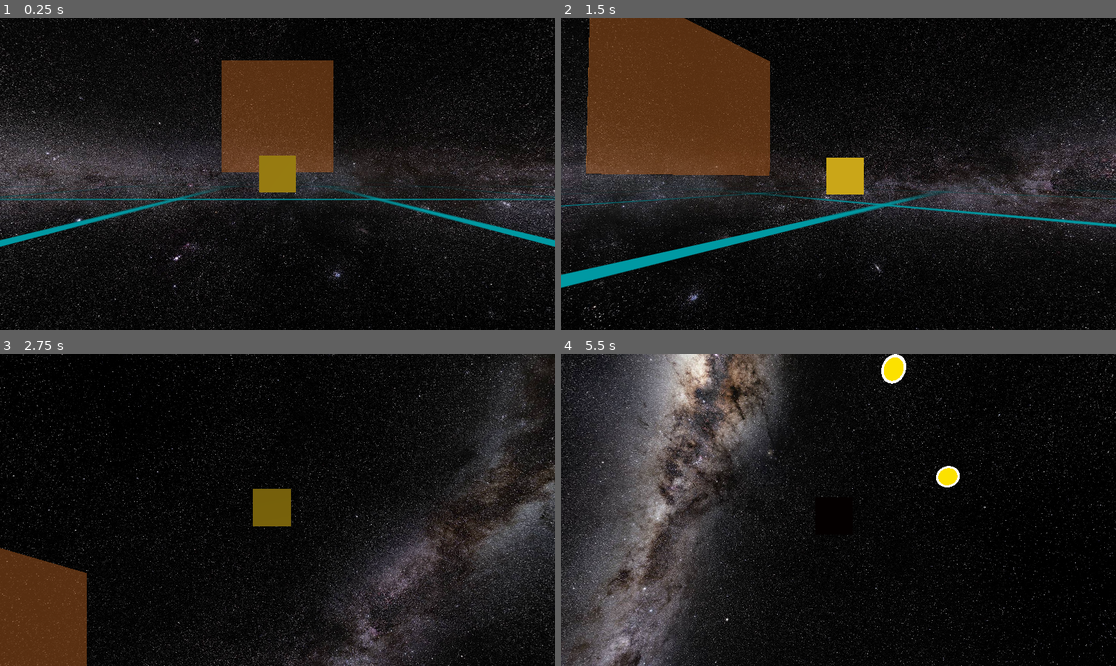
Above: before the commit, frames 1-4 (two rows, left to right).
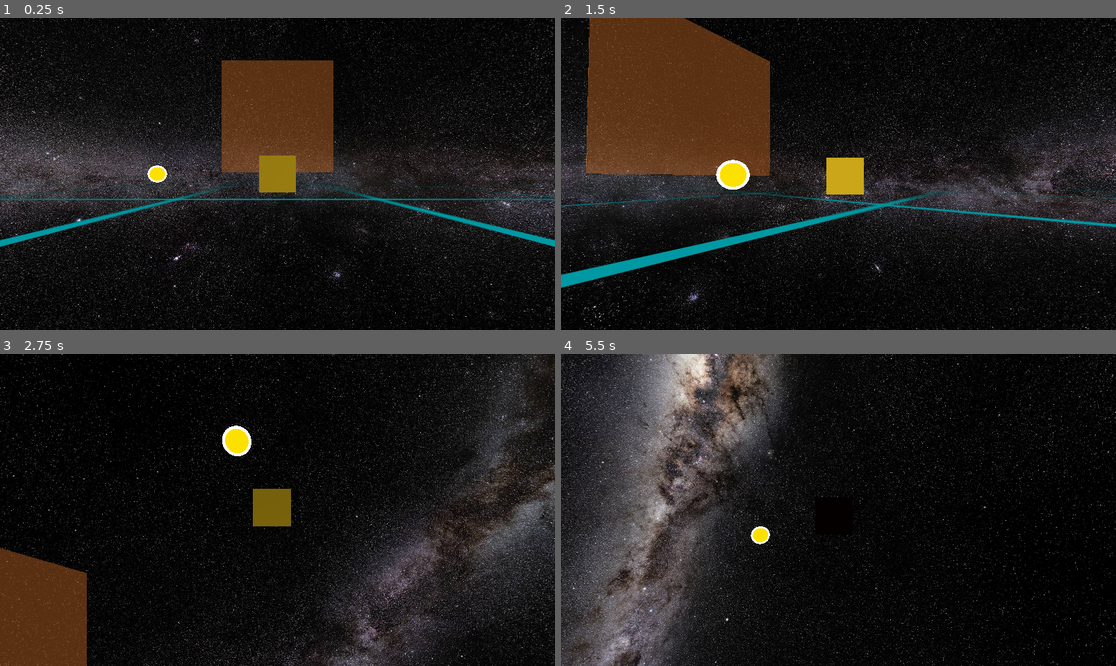
Above: after the commit, the same moments.

Repository: david-andrew/Aberration
Game: Godot game, scene res://world.tscn
The game is run twice, just before and just after one commit, with the same random seed, the same clock (stepped at 60 frames per second) and the same inputs.
Inputs:
- Up to frame 1 (0.25 s): no input
- Up to frame 2 (1.5 s): hold Right (right) 0.53-1.28 s; hold A (a) 0.53-1.28 s; tap D (d) at 0.8, 1.35 s; hold Down (down) from 1.28 s (still down)
- Up to frame 3 (2.75 s): tap E (e) at 1.55 s; release Down (down) at 2.03 s; hold Right (right) from 2.03 s (still down); hold E (e) from 2.03 s (still down); tap Q (q) at 2.3 s
- Up to frame 4 (5.5 s): release Right (right) at 2.78 s; release E (e) at 2.78 s; hold Up (up) 2.78-3.53 s; tap Q (q) at 2.85 s; tap S (s) at 3.05 s; hold S (s) 3.53-4.28 s; hold Left (left) 3.53-5.03 s; tap Space (space) at 3.8, 4.35 s; tap W (w) at 4.55 s; hold Down (down) from 5.03 s (still down); hold W (w) from 5.03 s (still down); tap A (a) at 5.3 s

The runs differ from the first frame. In frame 1, 0.2% of the frame differs, in the area x 26-31%, y 47-53%; in frame 2, 0.5%; in frame 3, 0.4%; in frame 4, 0.7%, in the area x 34-72%, y 0-62%.

Commit message:
made health much more self contained, and able to just attach without having to link a bunch of stuff up

Diff:
--- a/ChaseCamera.gd
+++ b/ChaseCamera.gd
@@ -31,7 +31,7 @@
 
 	#return early if target instance is no longer valid
 	if !is_instance_valid(target):
-		apply_central_force(-damping/10 * test_velocity)
+		apply_central_force(-damping/20 * test_velocity)
 		return
 
 	# apply the spring force
--- a/Health.gd
+++ b/Health.gd
@@ -2,20 +2,46 @@
 class_name Health
 
 @export var MAX_HEALTH: int = 10
-@export var MESH: MeshInstance3D
-
+var MESH: MeshInstance3D
 var MATERIAL: StandardMaterial3D
 var health: int
 var initial_color: Color
+var parent: RigidBody3D
 
 # Called when the node enters the scene tree for the first time.
 func _ready():
 	health = MAX_HEALTH
+
+	# verify that the parent is a RigidBody3D
+	if not get_parent().is_class("RigidBody3D"):
+		print("Health node may only be attached to RigidBody3D")
+		get_tree().quit()
+
+	# set up contact monitoring
+	parent = get_parent()
+	parent.contact_monitor = true
+	parent.max_contacts_reported = 10
+
+	# try to get a mesh (sibling of this component), and its material
+	MESH = parent.get_node_or_null('MeshInstance3D')
 	if MESH:
 		MATERIAL = MESH.get_active_material(0)
-
 	if MATERIAL:
 		initial_color = MATERIAL.albedo_color
+
+func _physics_process(delta):
+	handle_collisions()
+
+func handle_collisions():
+	var colliders = parent.get_colliding_bodies()
+	var damagers = []
+	for collider in colliders:
+		if collider.has_method('give_damage'):
+			damage(collider.give_damage())
+			damagers.append(collider)
+			collider.queue_free()
+	if len(damagers) > 0:
+		print('damage: ', damagers)
 
 func damage(pts: int):
 	health -= pts
@@ -23,7 +49,7 @@
 
 	# interpolate the color based on the health
 	if MATERIAL:
-		MATERIAL.albedo_color = initial_color.lerp(Color(0, 0, 0), 1.0 - (float(health-1)/(MAX_HEALTH-1)))
+		MATERIAL.albedo_color = initial_color.lerp(Color(0, 0, 0), 1.0 - (float(health - 1) / (MAX_HEALTH - 1)))
 		print('color is: ', MATERIAL.albedo_color)
 
 	if health <= 0:
--- a/Hitbox.gd
+++ /dev/null
@@ -1,18 +0,0 @@
-extends CollisionShape3D
-
-@export var health_component: Health
-
-
-## Called when the node enters the scene tree for the first time.
-#func _ready():
-	#pass # Replace with function body.
-#
-#
-## Called every frame. 'delta' is the elapsed time since the previous frame.
-#func _process(delta):
-	#pass
-
-
-func damage(pts:int):
-	if health_component:
-		health_component.damage(pts)
--- a/Ship.gd
+++ b/Ship.gd
@@ -1,9 +1,4 @@
 extends RigidBody3D
-
-
-
-# DEBUG
-@export var health: Health
 
 # throttle
 #var throttle = 0
@@ -19,7 +14,7 @@
 var last_shot_time = Time.get_ticks_msec()
 const FULL_AUTOMATIC_MODE = false #false means burst mode
 const BULLETS_PER_SHOT = 3 #burst mode, like halo combat rifle
-const BULLET_INITIAL_SPEED = 1
+const BULLET_INITIAL_SPEED = 100
 # preload resource for bullets
 const BULLET = preload("res://bullet.tscn")
 var total_bullets_shot = 0
@@ -28,8 +23,7 @@
 # Called when the node enters the scene tree for the first time.
 func _ready():
 	pass # Replace with function body.
-	contact_monitor = true
-	max_contacts_reported = 10
+
 
 
 # Called every frame. 'delta' is the elapsed time since the previous frame.
@@ -50,27 +44,16 @@
 		#if !FULL_AUTOMATIC_MODE:
 			#bullet_count += 1
 
-func handle_collisions():
-	var colliders = get_colliding_bodies()
-	var damagers = []
-	for collider in colliders:
-		if collider.has_method('give_damage'):
-			health.damage(collider.give_damage())
-			damagers.append(collider)
-			collider.queue_free()
-	if len(damagers) > 0:
-		print('damaging: ', damagers)
 
 
 func _physics_process(delta):
-	handle_collisions()
 
 	if Input.is_action_pressed('space'):
 		shoot()
 	if Input.is_action_just_released('space'):
 		bullet_count = 0
 
-		#health.damage(1)
+
 	# debug display throttle and x,y,z velocity (relative to self)
 	#print("throttle: ", throttle, ", velocity: ", linear_velocity)
 
--- /dev/null
+++ b/health.tscn
@@ -0,0 +1,7 @@
+[gd_scene load_steps=2 format=3 uid="uid://bwxo76t5hck46"]
+
+[ext_resource type="Script" path="res://Health.gd" id="1_rvxh1"]
+
+[node name="Health" type="Node" node_paths=PackedStringArray("MESH")]
+script = ExtResource("1_rvxh1")
+MESH = NodePath("")
--- a/world.tscn
+++ b/world.tscn
@@ -1,12 +1,12 @@
-[gd_scene load_steps=20 format=3 uid="uid://dwyh17swso2yf"]
+[gd_scene load_steps=21 format=3 uid="uid://dwyh17swso2yf"]
 
 [ext_resource type="Script" path="res://Ship.gd" id="1_dojcp"]
-[ext_resource type="Script" path="res://Health.gd" id="2_hybe2"]
+[ext_resource type="PackedScene" uid="uid://bwxo76t5hck46" path="res://health.tscn" id="2_1cdyd"]
 [ext_resource type="Texture2D" uid="uid://b1tg053uv0ffy" path="res://assets/textures/MilkeyWay.jpg" id="2_jrtur"]
-[ext_resource type="Script" path="res://Hitbox.gd" id="3_skumh"]
 [ext_resource type="Texture2D" uid="uid://dofvgqmmehps4" path="res://assets/textures/white outline grid thick.png" id="3_ytujd"]
 [ext_resource type="Script" path="res://CameraTarget.gd" id="4_mhwvw"]
 [ext_resource type="Script" path="res://ChaseCamera.gd" id="7_3p5ke"]
+[ext_resource type="PackedScene" uid="uid://bvbgyeistbn8e" path="res://bullet.tscn" id="7_gb1wi"]
 
 [sub_resource type="BoxShape3D" id="BoxShape3D_278ud"]
 
@@ -25,6 +25,16 @@
 [sub_resource type="Environment" id="Environment_4wuuw"]
 background_mode = 2
 sky = SubResource("Sky_u6aip")
+
+[sub_resource type="GDScript" id="GDScript_gvbqf"]
+script/source = "extends RigidBody3D
+
+
+func _physics_process(delta):
+	var colliding = get_colliding_bodies()
+	if len(colliding) > 0:
+		print('test object colliding: ', colliding)
+"
 
 [sub_resource type="BoxShape3D" id="BoxShape3D_aqo8g"]
 size = Vector3(10, 10, 1)
@@ -53,25 +63,21 @@
 
 [node name="World" type="Node3D"]
 
-[node name="Ship" type="RigidBody3D" parent="." node_paths=PackedStringArray("health")]
+[node name="Ship" type="RigidBody3D" parent="."]
 angular_damp = 1.0
 script = ExtResource("1_dojcp")
-health = NodePath("Health")
 
 [node name="CollisionShape3D" type="CollisionShape3D" parent="Ship"]
 shape = SubResource("BoxShape3D_278ud")
-script = ExtResource("3_skumh")
 
 [node name="MeshInstance3D" type="MeshInstance3D" parent="Ship"]
 mesh = SubResource("BoxMesh_l6wpm")
 
-[node name="Health" type="Node" parent="Ship" node_paths=PackedStringArray("MESH")]
-script = ExtResource("2_hybe2")
-MESH = NodePath("../MeshInstance3D")
-
 [node name="CameraTarget" type="Node3D" parent="Ship"]
 transform = Transform3D(1, 0, 0, 0, 1, 0, 0, 0, 1, 0, 0, 5.79877)
 script = ExtResource("4_mhwvw")
+
+[node name="Health" parent="Ship" instance=ExtResource("2_1cdyd")]
 
 [node name="DirectionalLight3D" type="DirectionalLight3D" parent="."]
 transform = Transform3D(0.606566, -0.302769, -0.735125, 0.795013, 0.224463, 0.563534, -0.00561274, -0.926254, 0.376857, 0, 1.67446, 0)
@@ -81,7 +87,9 @@
 
 [node name="TestObstacle" type="RigidBody3D" parent="."]
 transform = Transform3D(1, 0, 0, 0, 1, 0, 0, 0, 1, 0, 5.1467, -12.6368)
+collision_mask = 2
 mass = 100.0
+script = SubResource("GDScript_gvbqf")
 
 [node name="CollisionShape3D" type="CollisionShape3D" parent="TestObstacle"]
 shape = SubResource("BoxShape3D_aqo8g")
@@ -89,9 +97,7 @@
 [node name="MeshInstance3D" type="MeshInstance3D" parent="TestObstacle"]
 mesh = SubResource("BoxMesh_smrug")
 
-[node name="Health" type="Node" parent="TestObstacle" node_paths=PackedStringArray("MESH")]
-script = ExtResource("2_hybe2")
-MESH = NodePath("../MeshInstance3D")
+[node name="Health" parent="TestObstacle" instance=ExtResource("2_1cdyd")]
 
 [node name="Ground" type="StaticBody3D" parent="."]
 transform = Transform3D(1, 0, 0, 0, 1, 0, 0, 0, 1, 0, -50.5, 0)
@@ -108,3 +114,5 @@
 target = NodePath("../Ship/CameraTarget")
 
 [node name="Camera3D" type="Camera3D" parent="ChaseCamera"]
+
+[node name="Bullet" parent="." instance=ExtResource("7_gb1wi")]
